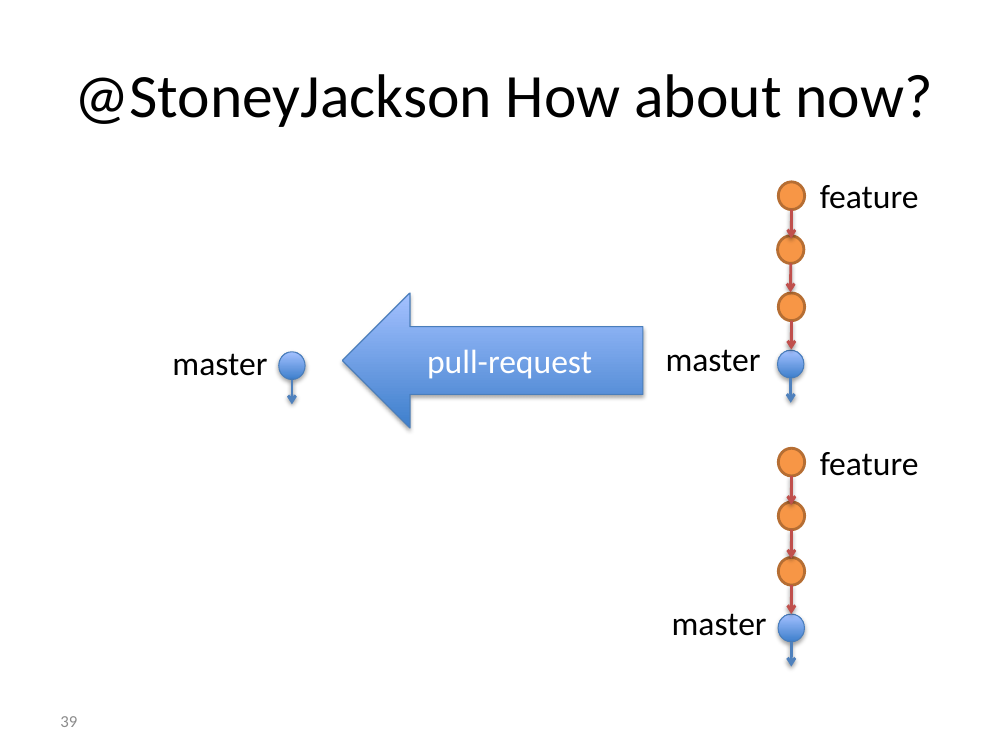
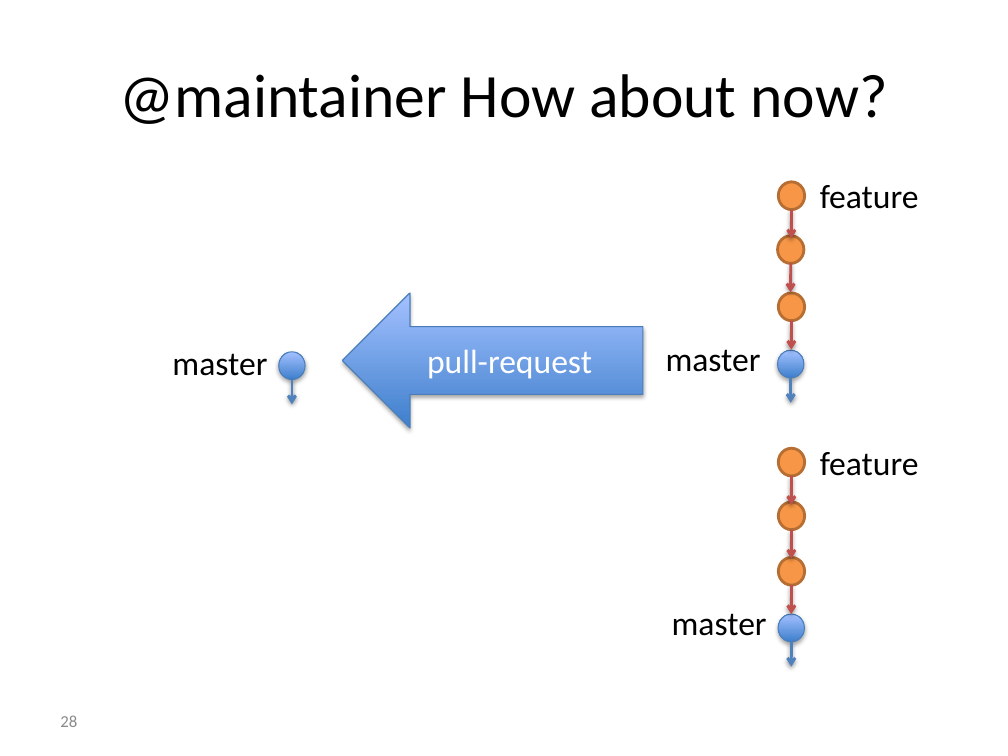
Before and after one commit to foss2serve/github-workflow-activity, a slide deck: slide 28 of activity/presentation.pptx (slide 39 before the commit). Drawn at 1008x756 pixels with LibreOffice and Linux fonts; fonts in the diff are those of the drawing; background and template pictures are left out. Boxes give left, top, right and bottom in pixels: in the first picture for what was removed or moved away, otherwise in the second. Text is boxed around its words. In the diff, an @@ line names an element or a change of style, - is before the commit and + after.

```diff
--- a/activity/presentation.pptx
+++ b/activity/presentation.pptx
@@ title at bbox=[119, 74, 887, 124]: text changed @@
-@StoneyJackson How about now?
+@maintainer How about now?
@@ page number at bbox=[60, 715, 77, 727]: text changed @@
-39
+28
```
Also in this commit, not shown: 10 other slides changed, 11 slides removed.
